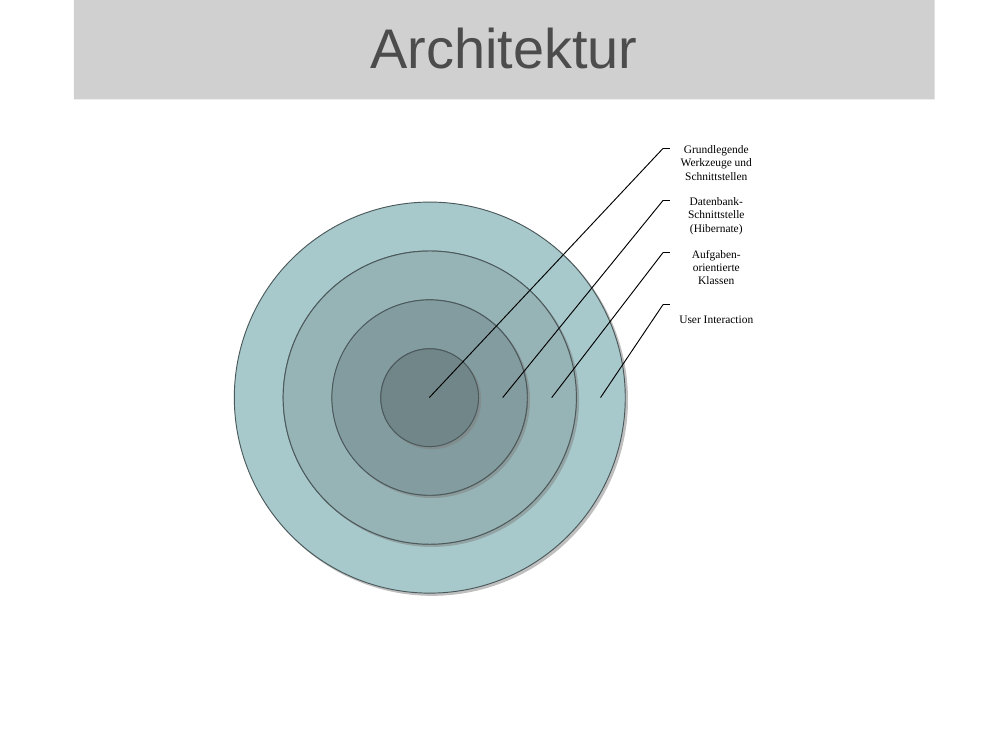
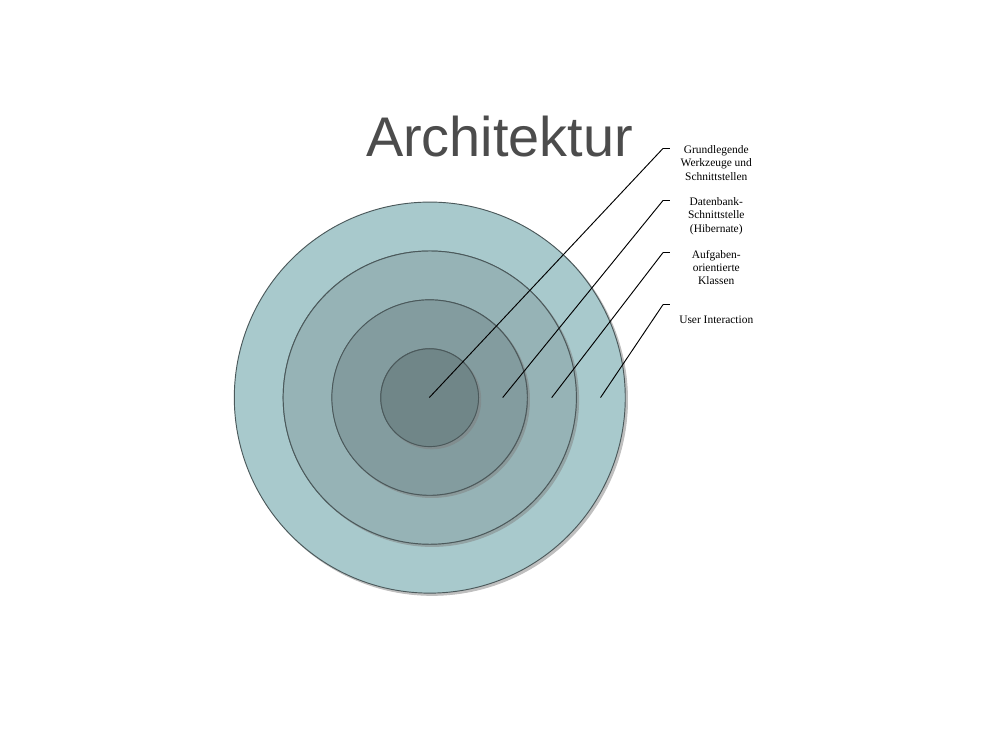
Before and after one commit to BackupTheBerlios/ticketline4032-svn, a slide deck: slide 10 of trunk/Dokumente/Allgemein/Projektmanagement/Statusbericht/mr2_folien.ppt. Drawn at 1008x756 pixels with LibreOffice and Linux fonts; fonts in the diff are those of the drawing; grey boxes stand for pictures; background and template pictures are left out. Boxes give left, top, right and bottom in pixels: in the first picture for what was removed or moved away, otherwise in the second. Text is boxed around its words. In the diff, an @@ line names an element or a change of style, - is before the commit and + after.

```diff
--- a/trunk/Dokumente/Allgemein/Projektmanagement/Statusbericht/mr2_folien.ppt
+++ b/trunk/Dokumente/Allgemein/Projektmanagement/Statusbericht/mr2_folien.ppt
@@ picture removed at [74,0,935,100] @@
-Architektur
@@ title added at [366,115,633,157], 44 pt, text #4C4C4C @@
+Architektur
```
Also in this commit, not shown: 11 other slides changed.
